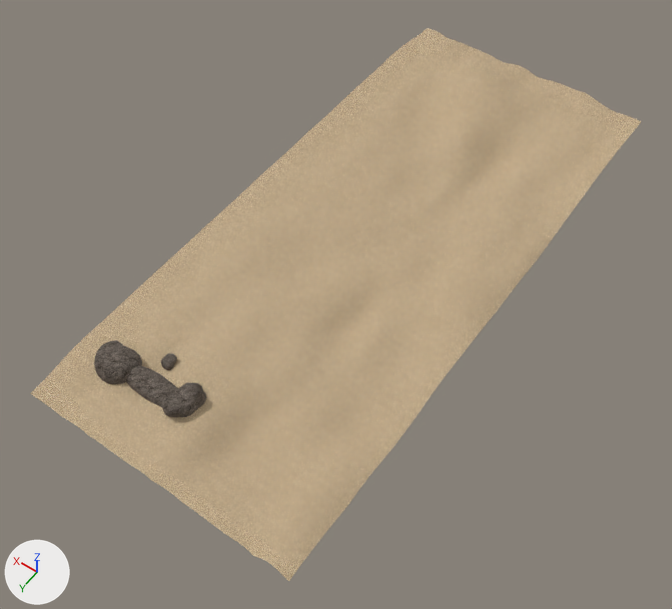
The OBJ model InspireEngine/Resources/ROAD_Beach.obj: old version first, new version second.
Both versions are drawn from a camera (50 mm lens) standing at (-534.0, 853.0, 1115.0) and looking at (-2.0, 108.0, -57.0). The axes (+X, +Y, +Z) are drawn at lower left. The lights are the same throughout. Where no turn or scale is listed for an object, it has been applied to the vertices.

In view in the first picture: 'ROAD_Beach'.
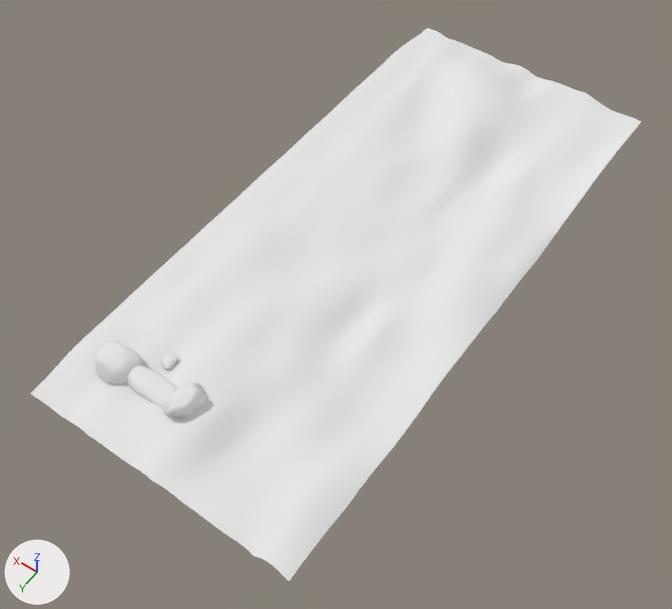
Where the change shows, as pixel boxes [x1, y1, x2, y2] in the pictures (672 x 609 px):
part 1 of me_road_beach, recoloured
    both: [94, 340, 207, 417]
part 2 of me_road_beach, recoloured (beige to white)
    both: [30, 28, 641, 581]

The edits, one by one:
Material 'TEX_Rock' (mat_tex_rock) is new.
Its base color is (0.8, 0.8, 0.8) (white #e7e7e7).
Its roughness is 1.0.
Material 'TEX_Sand' (mat_tex_sand) is new.
Its base color is (0.8, 0.8, 0.8) (white #e7e7e7).
Its roughness is 1.0.
me_road_beach has 2925 vertices, 5568 faces and spans x -228.0..228.0, y -526.0..526.0, z -24.0..49.0.
me_road_beach is used by ob_road_beach; location (0.0, 0.0, 0.0).
me_road_beach part 1: all 960 faces that had it switch from mat_road_beach_mesh_mat_rock (picture img_tex_rock_dds) to mat_tex_rock (white #e7e7e7).
me_road_beach part 2: all 4608 faces that had it switch from mat_road_beach_mesh_mat_sand (picture img_tex_sand_dds) to mat_tex_sand (white #e7e7e7).
